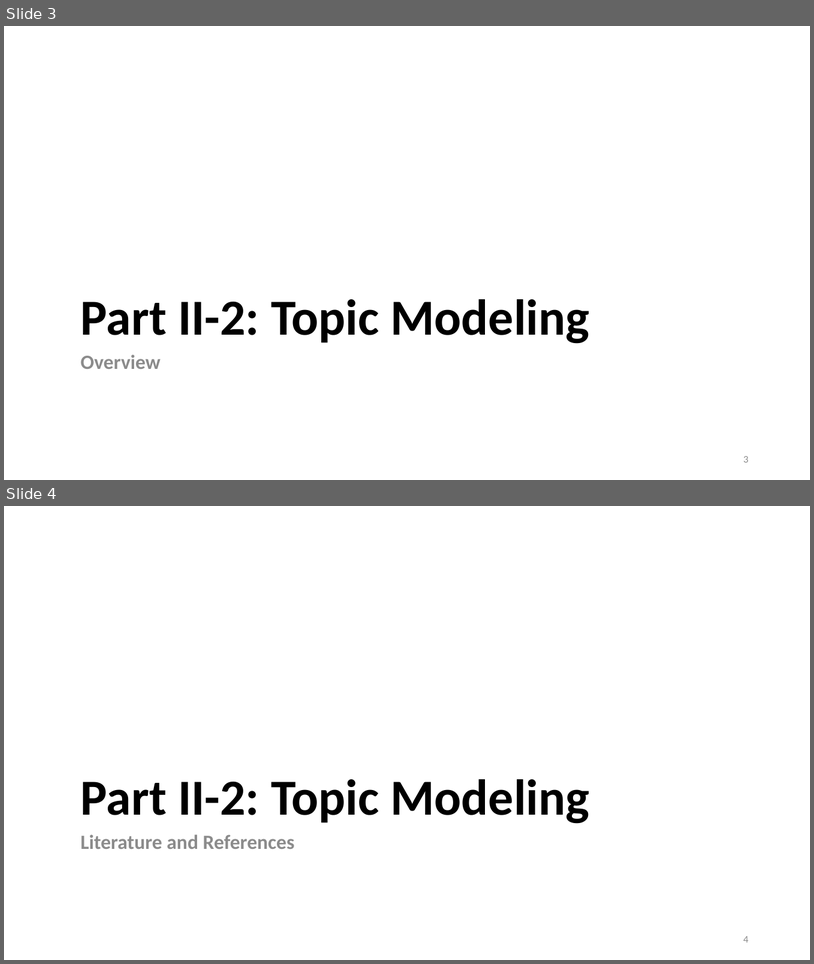
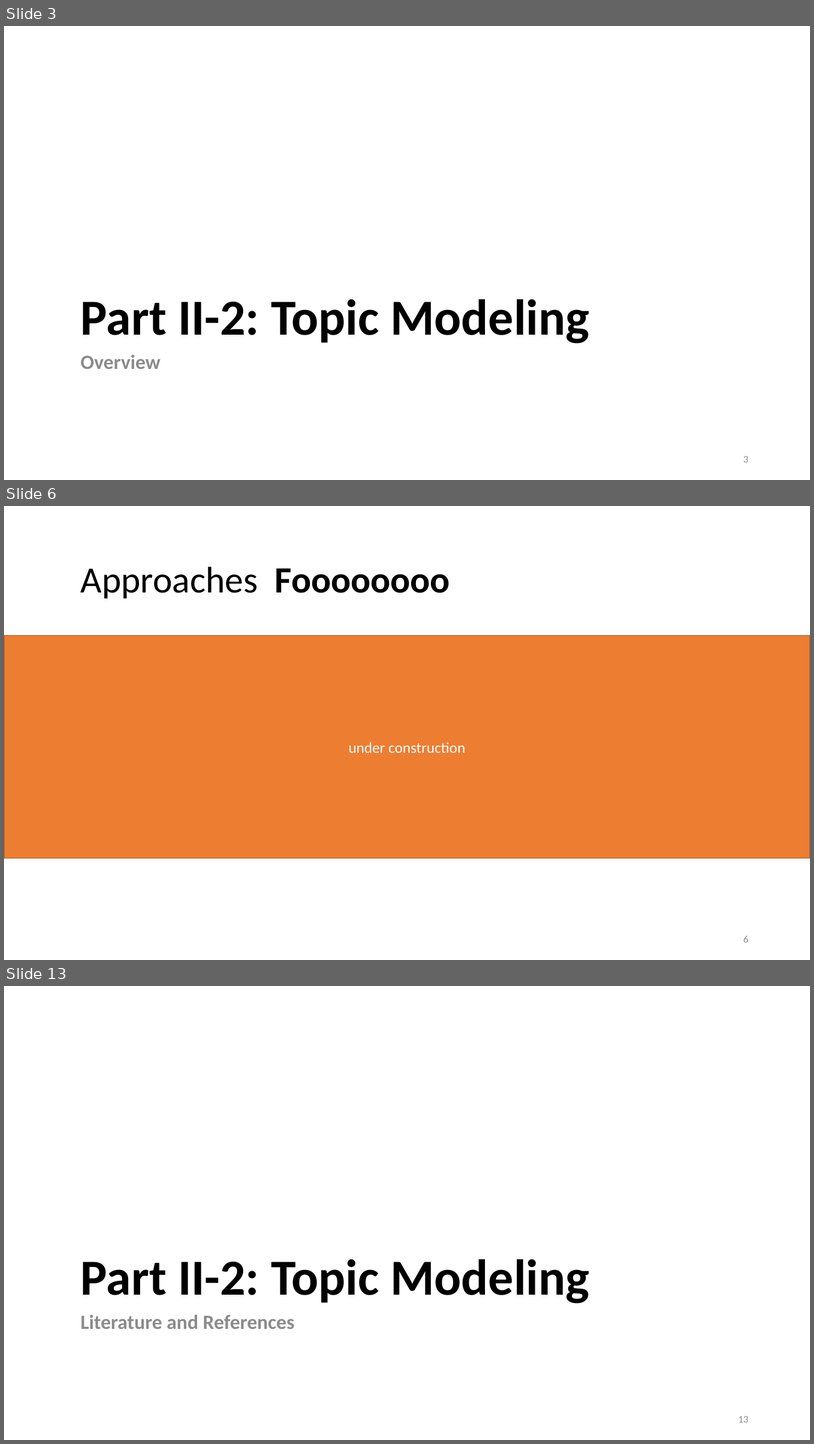
Before and after one commit to lisa-wm/consulting, a slide deck: 5_seminar/Contents_Part_02/slides/slides_II_2.pptx. Shown one above the other, each under a label of ours: slides 3 and 4 before the commit, slides 3, 6 and 13 after it; the slides between them are not shown. The pictures are 814x964 and 814x1444 pixels, drawn with LibreOffice and Linux fonts; fonts in the diff are those of the drawing. Boxes give left, top, right and bottom in pixels: in the first picture for what was removed or moved away, otherwise in the second. Text is boxed around its words. In the diff, an @@ line names an element or a change of style, - is before the commit and + after.

```diff
--- a/5_seminar/Contents_Part_02/slides/slides_II_2.pptx
+++ b/5_seminar/Contents_Part_02/slides/slides_II_2.pptx
@@ slide 6 added at (4, 506, 810, 960), background #FFFFFF @@
@@ title added at (81, 567, 450, 598), 44 pt, text #000000 @@
+Approaches Foooooooo
@@ rectangle added at (4, 636, 810, 858), fill #ED7D31, outline #AF5C24 1 pt, 18 pt, text #FFFFFF @@
+under construction
@@ page number added at (744, 936, 749, 942), 12 pt, text #8C8C8C @@
+6
@@ what was slide 4 is now slide 13 @@
@@ page number at (738, 1416, 749, 1422): text changed @@
-4
+13
```
Also in this commit, not shown: 1 slide changed, 8 other slides added, 5 other files.
